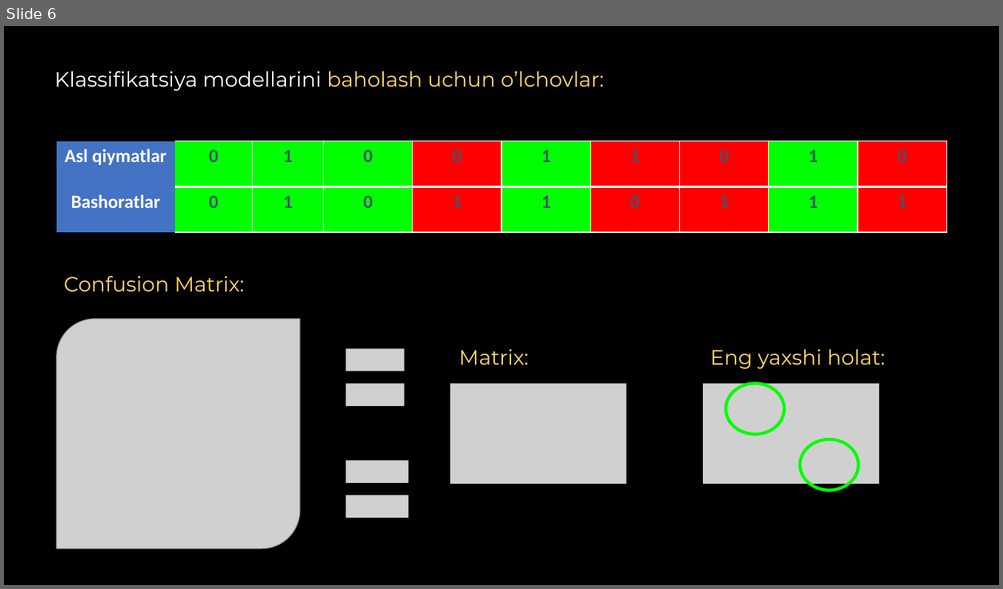
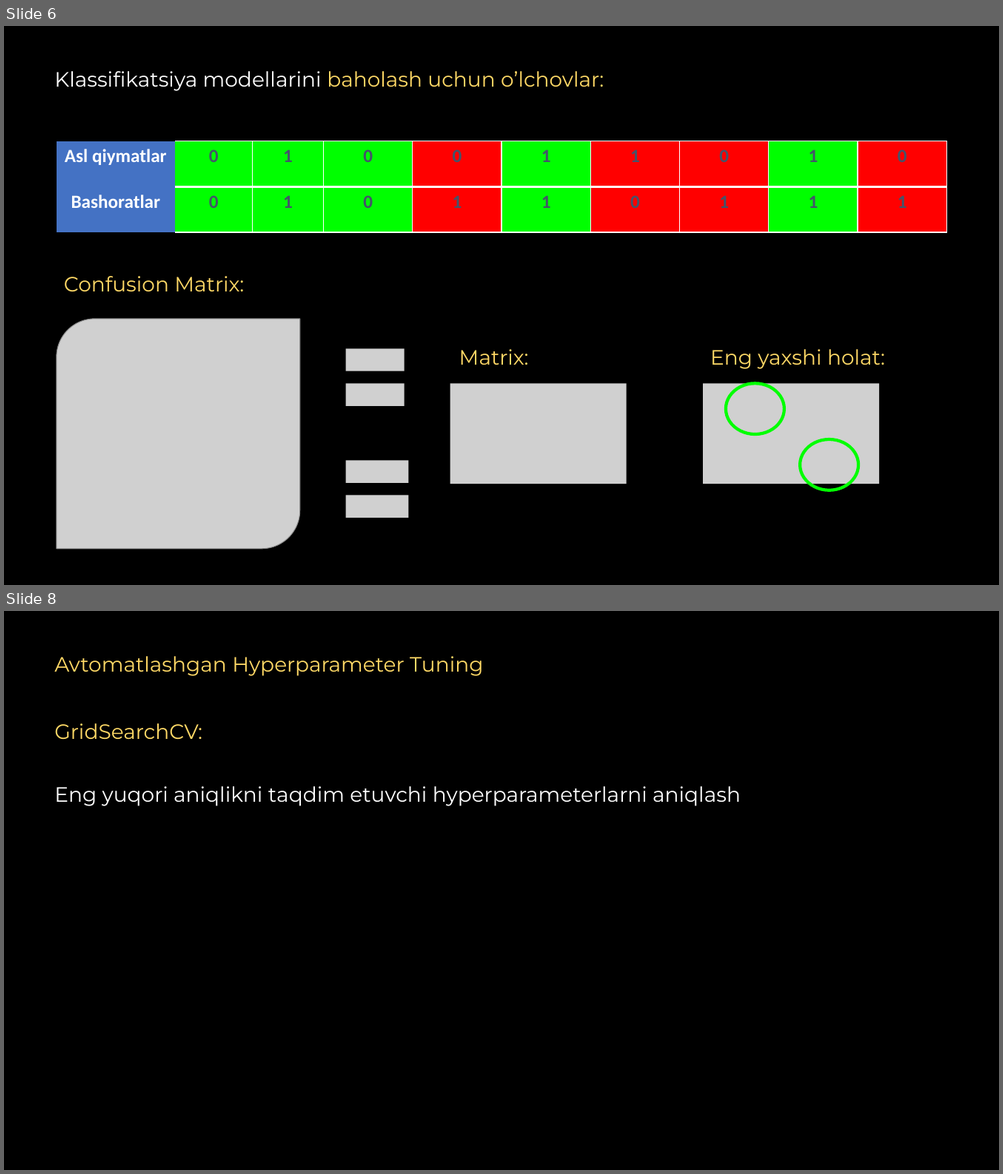
Before and after one commit to iRavshan/Data-Science-and-AI, a slide deck: 10. Klassifikatsiya/1-dars/Klassifikatsiya.pptx. Shown one above the other, each under a label of ours: slide 6 before the commit, slides 6 and 8 after it; the slides between them are not shown. The pictures are 1003x589 and 1003x1174 pixels, drawn with LibreOffice and Linux fonts; fonts in the diff are those of the drawing; grey boxes stand for pictures. Boxes give left, top, right and bottom in pixels: in the first picture for what was removed or moved away, otherwise in the second. Text is boxed around its words. In the diff, an @@ line names an element or a change of style, - is before the commit and + after.

```diff
--- a/10. Klassifikatsiya/1-dars/Klassifikatsiya.pptx
+++ b/10. Klassifikatsiya/1-dars/Klassifikatsiya.pptx
@@ slide 8 added at (4, 611, 999, 1170), background #000000 @@
@@ text added at (54, 656, 483, 676), 20 pt, text #FFD966 @@
+Avtomatlashgan Hyperparameter Tuning
@@ text added at (54, 723, 202, 739), 20 pt, text #FFD966 @@
+GridSearchCV:
@@ text added at (54, 786, 740, 806), 20 pt, text #FFFFFF @@
+Eng yuqori aniqlikni taqdim etuvchi hyperparameterlarni aniqlash
```
Also in this commit, not shown: 1 slide changed, 3 other files.
